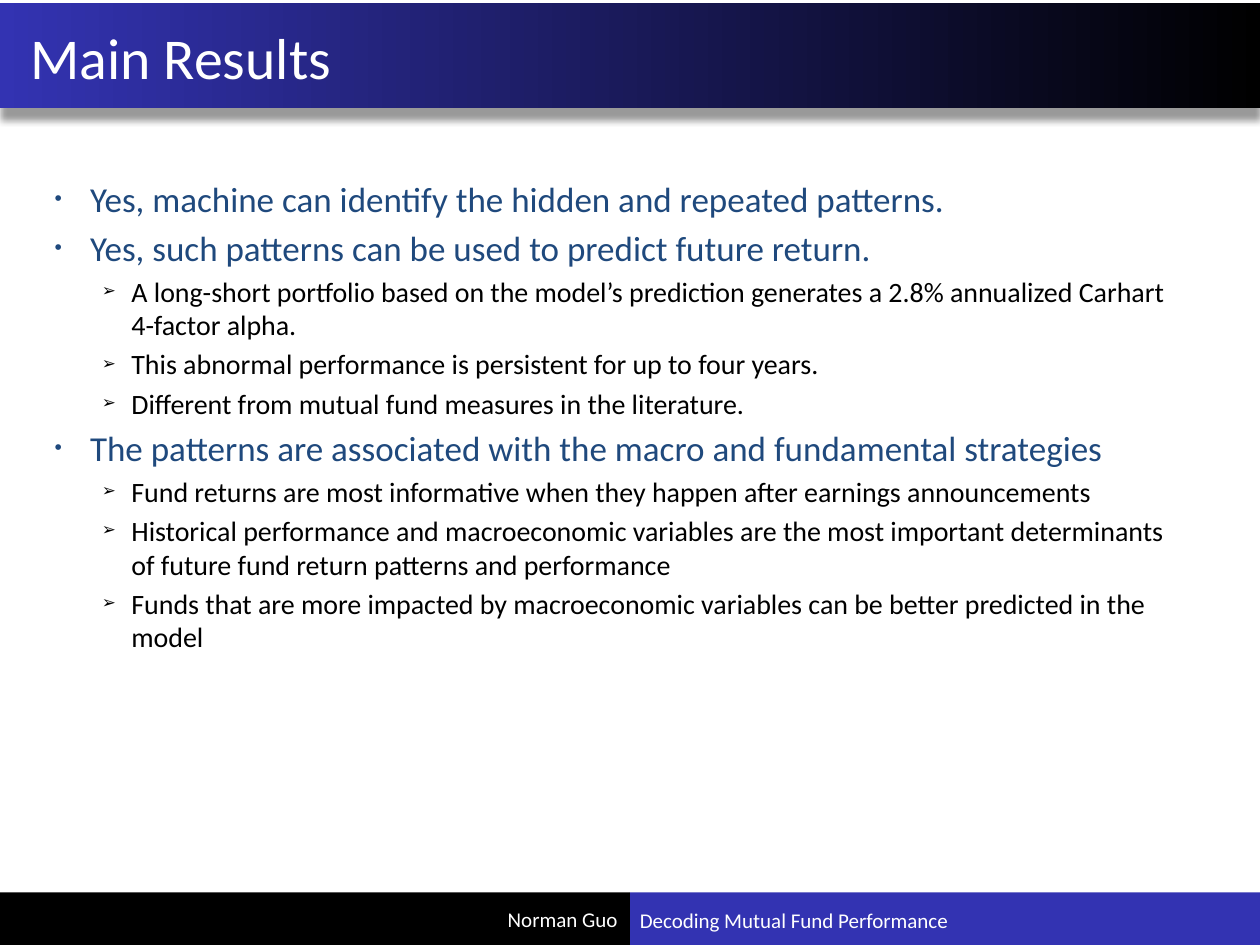
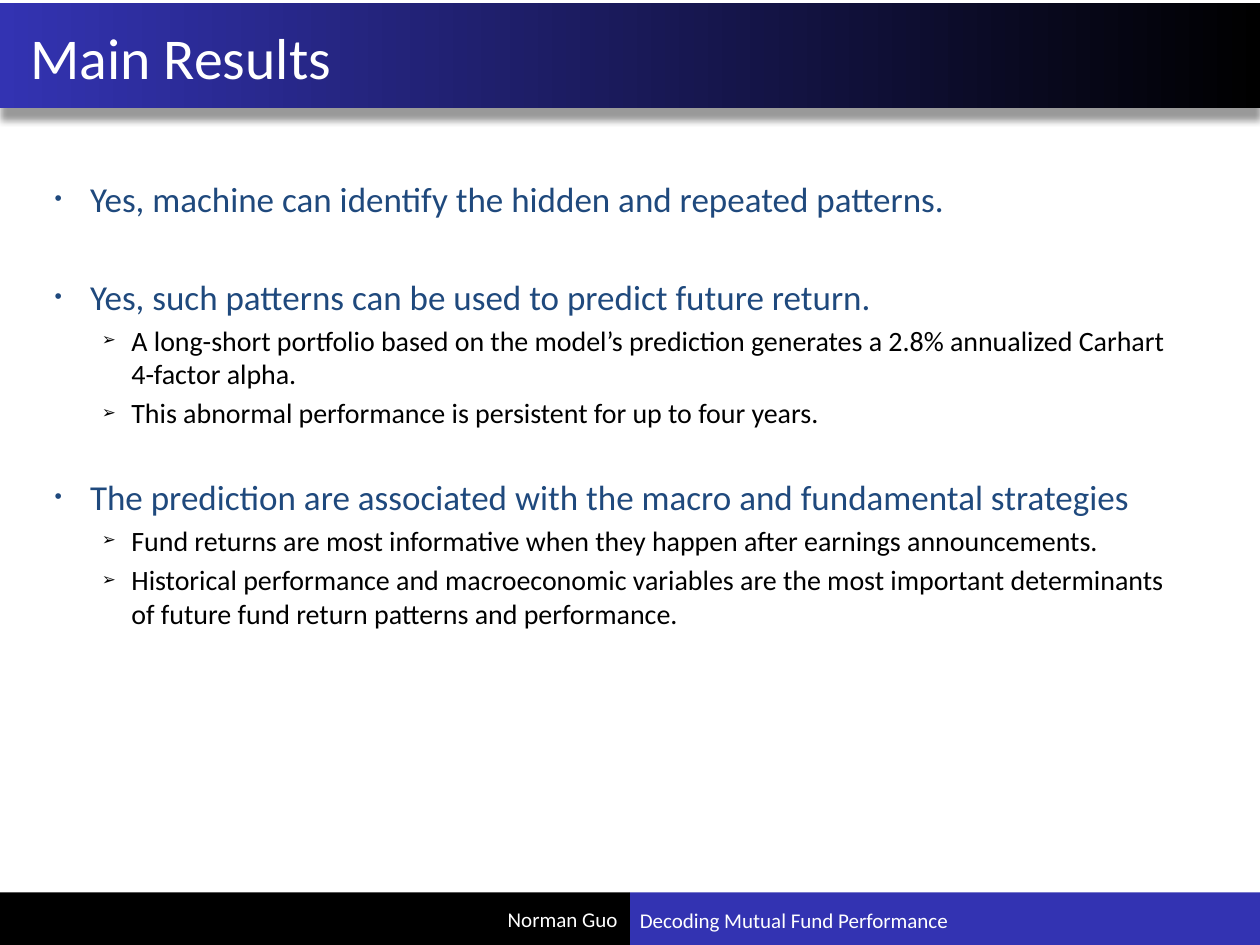
Before and after one commit to xuxiguo/ace_portfolio, a slide deck: slide 11 of pdf/Decoding Mutual Fund Performance.pptx (slide 10 before the commit). Drawn at 1260x945 pixels with LibreOffice and Linux fonts; fonts in the diff are those of the drawing. Boxes give left, top, right and bottom in pixels: in the first picture for what was removed or moved away, otherwise in the second. Text is boxed around its words. In the diff, an @@ line names an element or a change of style, - is before the commit and + after.

```diff
--- a/pdf/Decoding Mutual Fund Performance.pptx
+++ b/pdf/Decoding Mutual Fund Performance.pptx
@@ text at (90,485,1163,629): text changed @@
-  ➢ Different from mutual fund measures in the literature.
-• The patterns are associated with the macro and fundamental strategies
-  ➢ Fund returns are most informative when they happen after earnings announcements
-  ➢ Historical performance and macroeconomic variables are the most important determinants of future fund return patterns and performance
-  ➢ Funds that are more impacted by macroeconomic variables can be better predicted in the model
+• The prediction are associated with the macro and fundamental strategies
+  ➢ Fund returns are most informative when they happen after earnings announcements.
+  ➢ Historical performance and macroeconomic variables are the most important determinants of future fund return patterns and performance.
```
Also in this commit, not shown: 6 other slides changed, 3 slides added, 6 slides removed.
